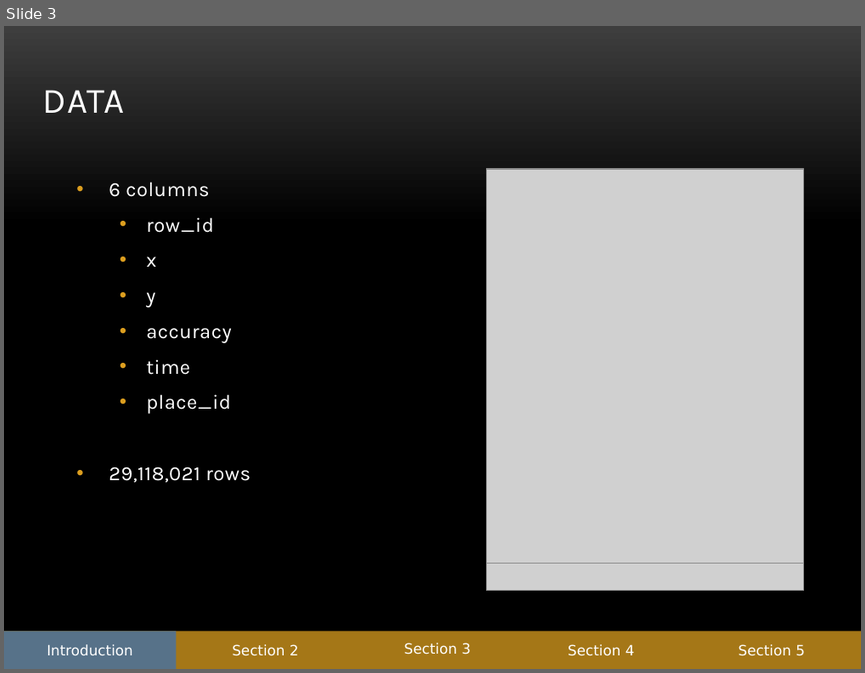
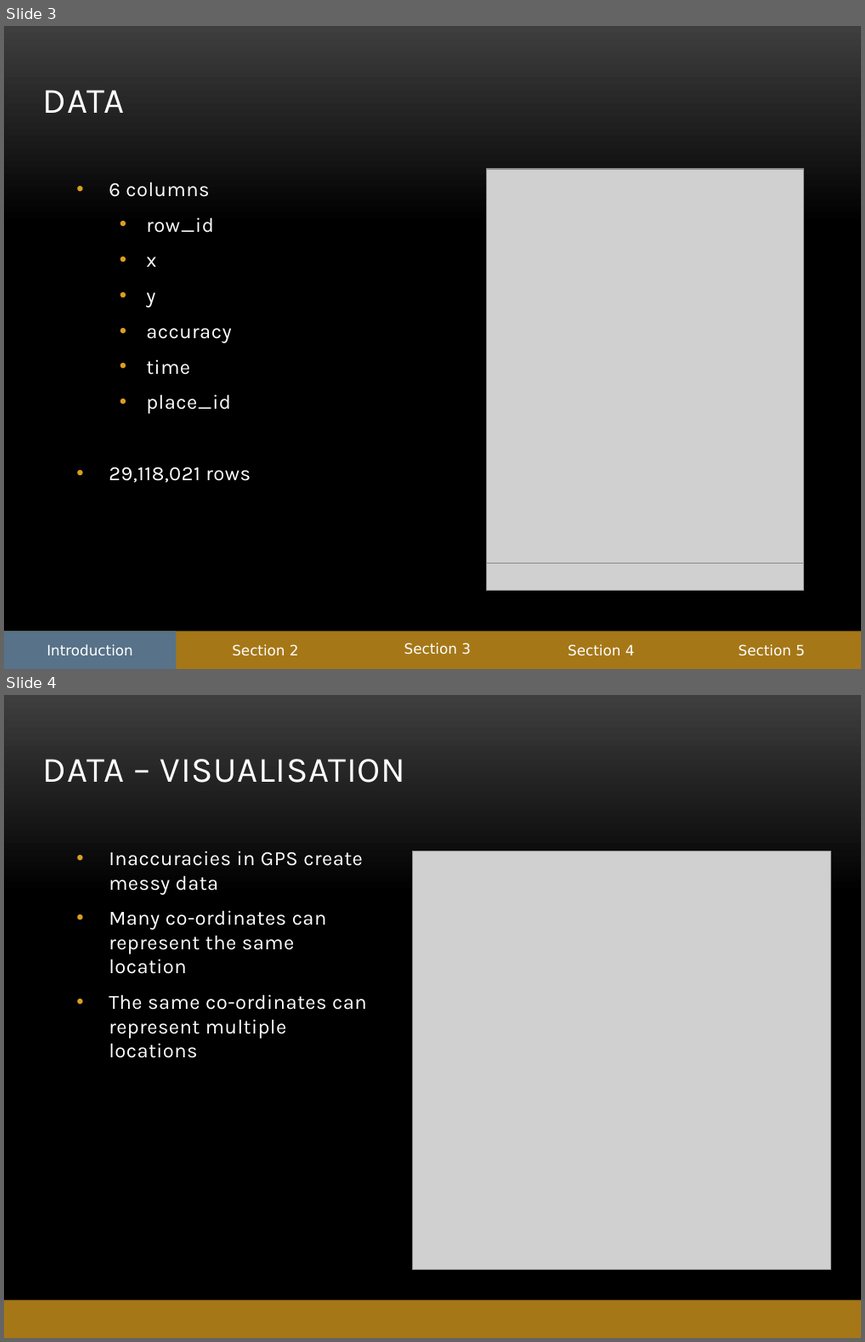
Before and after one commit to abe1ge/teletubbiesQAC, a slide deck: FinalPresentation.pptx. Shown one above the other, each under a label of ours: slide 3 before the commit, slides 3 and 4 after it. The pictures are 865x673 and 865x1342 pixels, drawn with LibreOffice and Linux fonts; fonts in the diff are those of the drawing; grey boxes stand for pictures; background and template pictures are left out. Boxes give left, top, right and bottom in pixels: in the first picture for what was removed or moved away, otherwise in the second. Text is boxed around its words. In the diff, an @@ line names an element or a change of style, - is before the commit and + after.

```diff
--- a/FinalPresentation.pptx
+++ b/FinalPresentation.pptx
@@ slide 4 added at (4, 695, 861, 1338), background picture (left out); not listed: 1 template element that a slide beside it also shows @@
@@ title added at (43, 759, 405, 783), 30 pt, text #FFFFFF @@
+DATA – VISUALISATION
@@ text added at (109, 851, 367, 1058), 17 pt, text #FFFFFF @@
+• Inaccuracies in GPS create messy data
+• Many co-ordinates can represent the same location
+• The same co-ordinates can represent multiple locations
@@ picture added at (412, 851, 830, 1269) @@
```
Also in this commit, not shown: 3 other slides added.
